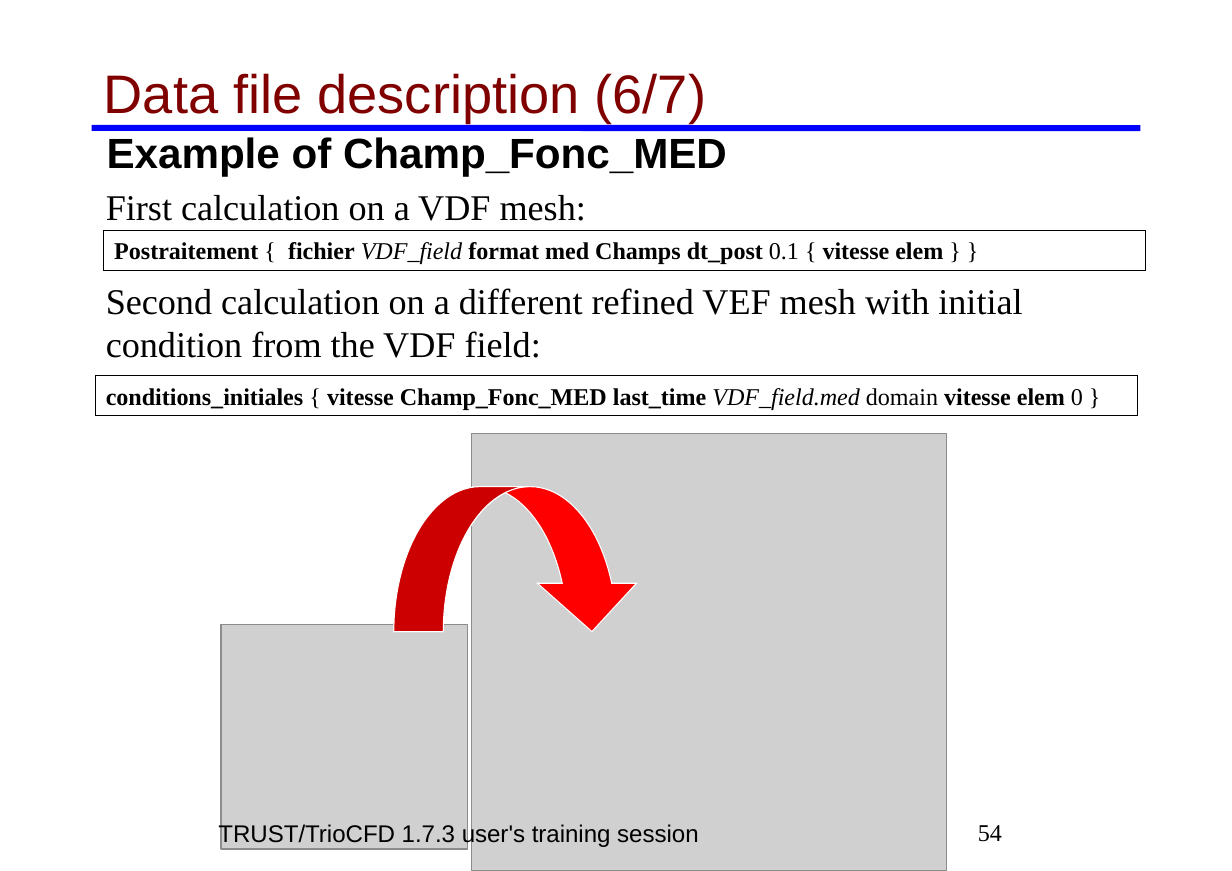
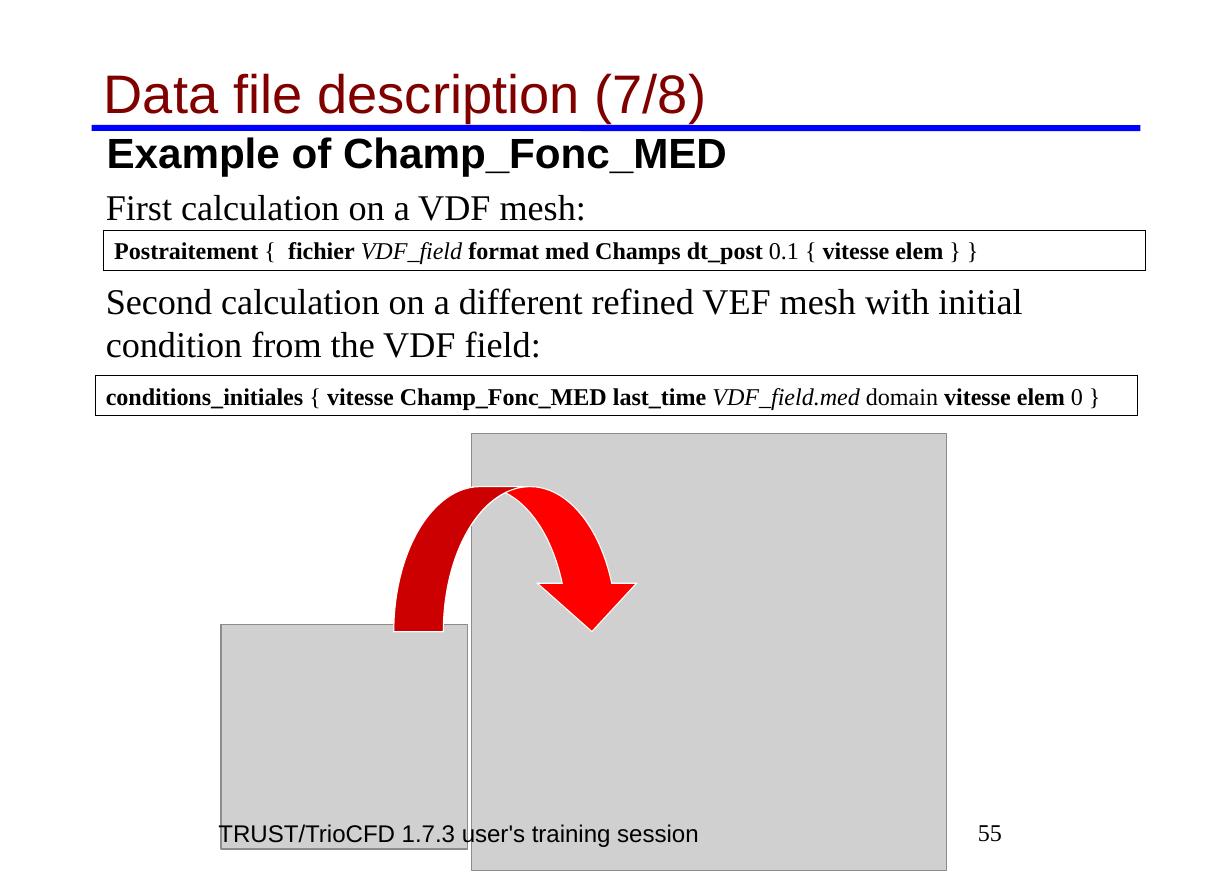
Before and after one commit to cea-trust-platform/trust-code, a slide deck: slide 55 of doc/TRUST/TRUST_and_TrioCFD_presentation.odp (slide 54 before the commit). Drawn at 1232x871 pixels with LibreOffice and Linux fonts; fonts in the diff are those of the drawing; grey boxes stand for pictures; background and template pictures are left out. Boxes give left, top, right and bottom in pixels: in the first picture for what was removed or moved away, otherwise in the second. Text is boxed around its words. In the diff, an @@ line names an element or a change of style, - is before the commit and + after.

```diff
--- a/doc/TRUST/TRUST_and_TrioCFD_presentation.odp
+++ b/doc/TRUST/TRUST_and_TrioCFD_presentation.odp
@@ title at bbox=[104, 73, 706, 124]: text changed @@
-Data file description (6/7)
+Data file description (7/8)
@@ page number at bbox=[978, 825, 1002, 842]: text changed @@
-54
+55
```
Also in this commit, not shown: 13 other slides changed, 2 slides added.
